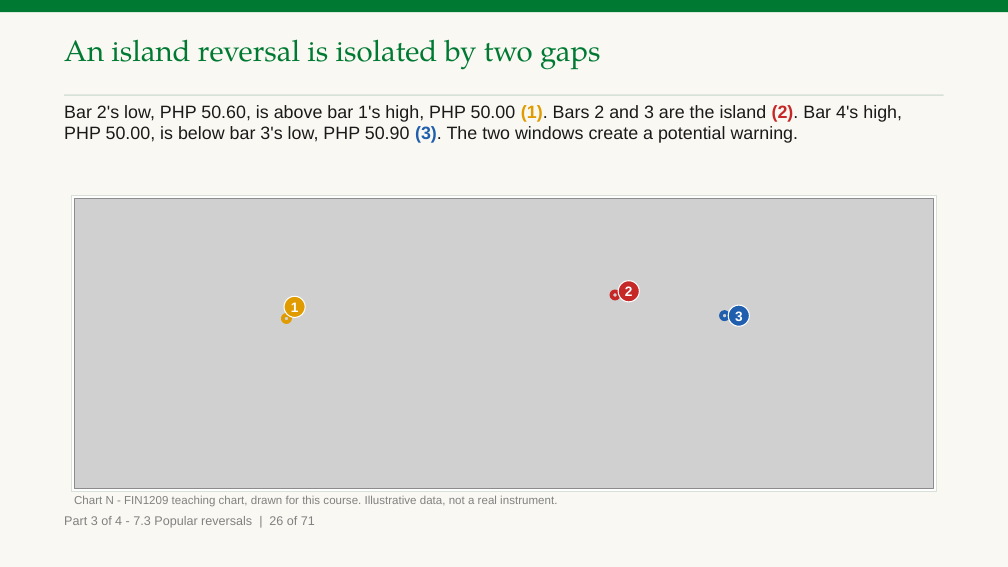
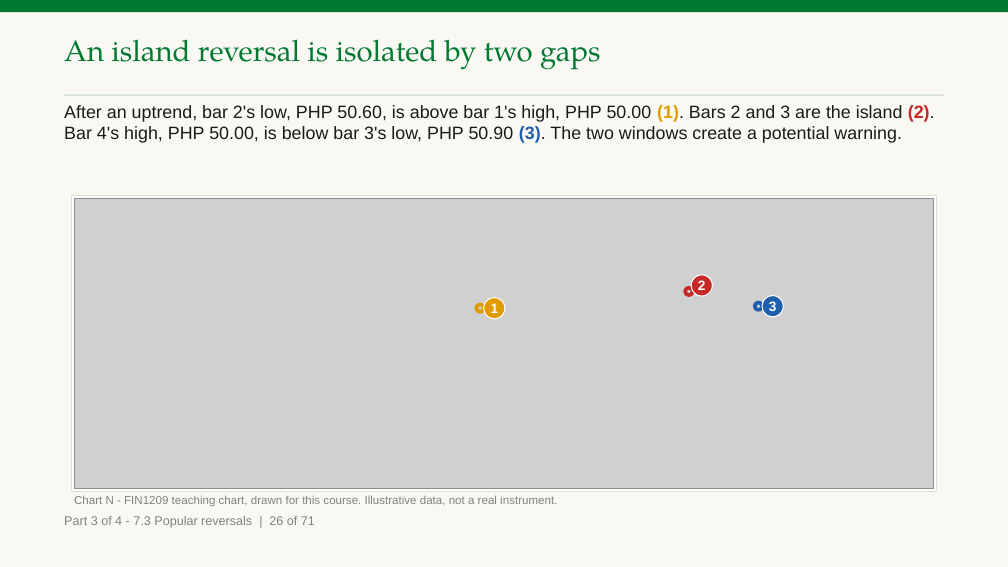
Before and after one commit to benjiesotelo-sudo/Telos_FIN1209, a slide deck: slide 183 of chapter-07/FIN1209-Chapter-07.pptx. Drawn at 1008x567 pixels with LibreOffice and Linux fonts; fonts in the diff are those of the drawing; grey boxes stand for pictures. Boxes give left, top, right and bottom in pixels: in the first picture for what was removed or moved away, otherwise in the second. Text is boxed around its words. In the diff, an @@ line names an element or a change of style, - is before the commit and + after.

```diff
--- a/chapter-07/FIN1209-Chapter-07.pptx
+++ b/chapter-07/FIN1209-Chapter-07.pptx
@@ text at <box>64,105,935,143</box>: text changed @@
-Bar 2's low, PHP 50.60, is above bar 1's high, PHP 50.00 (1). Bars 2 and 3 are the island (2). Bar 4's high, PHP 50.00, is below bar 3's low, PHP 50.90 (3). The two windows create a potential warning.
+After an uptrend, bar 2's low, PHP 50.60, is above bar 1's high, PHP 50.00 (1). Bars 2 and 3 are the island (2). Bar 4's high, PHP 50.00, is below bar 3's low, PHP 50.90 (3). The two windows create a potential warning.
@@ ellipse "1": place and size @@
-ellipse "1" at <box>284,296,306,318</box>
+ellipse "1" at <box>484,298,505,319</box>
@@ ellipse: place and size @@
-ellipse at <box>612,291,619,299</box>
+ellipse at <box>685,288,693,296</box>
@@ ellipse "2": place and size @@
-ellipse "2" at <box>619,281,640,302</box>
+ellipse "2" at <box>691,275,712,296</box>
@@ ellipse "3": place and size @@
-ellipse "3" at <box>728,306,749,327</box>
+ellipse "3" at <box>762,296,783,317</box>
@@ ellipse: place and size @@
-ellipse at <box>283,315,290,322</box>
+ellipse at <box>476,305,484,312</box>
@@ ellipse: place and size @@
-ellipse at <box>721,312,729,320</box>
+ellipse at <box>755,302,762,310</box>
```
Also in this commit, not shown: 9 other slides changed, 3 other files.
